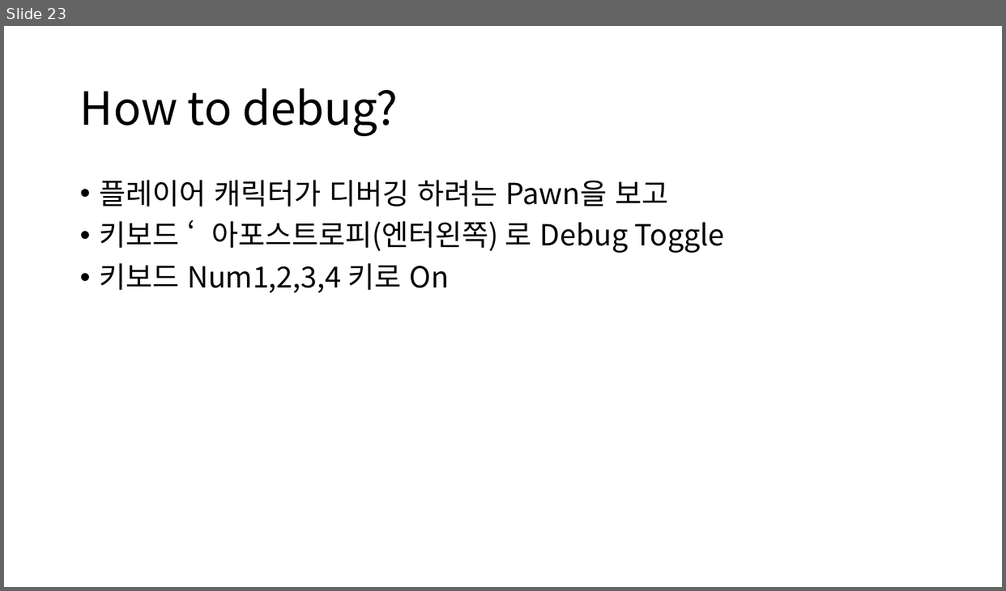
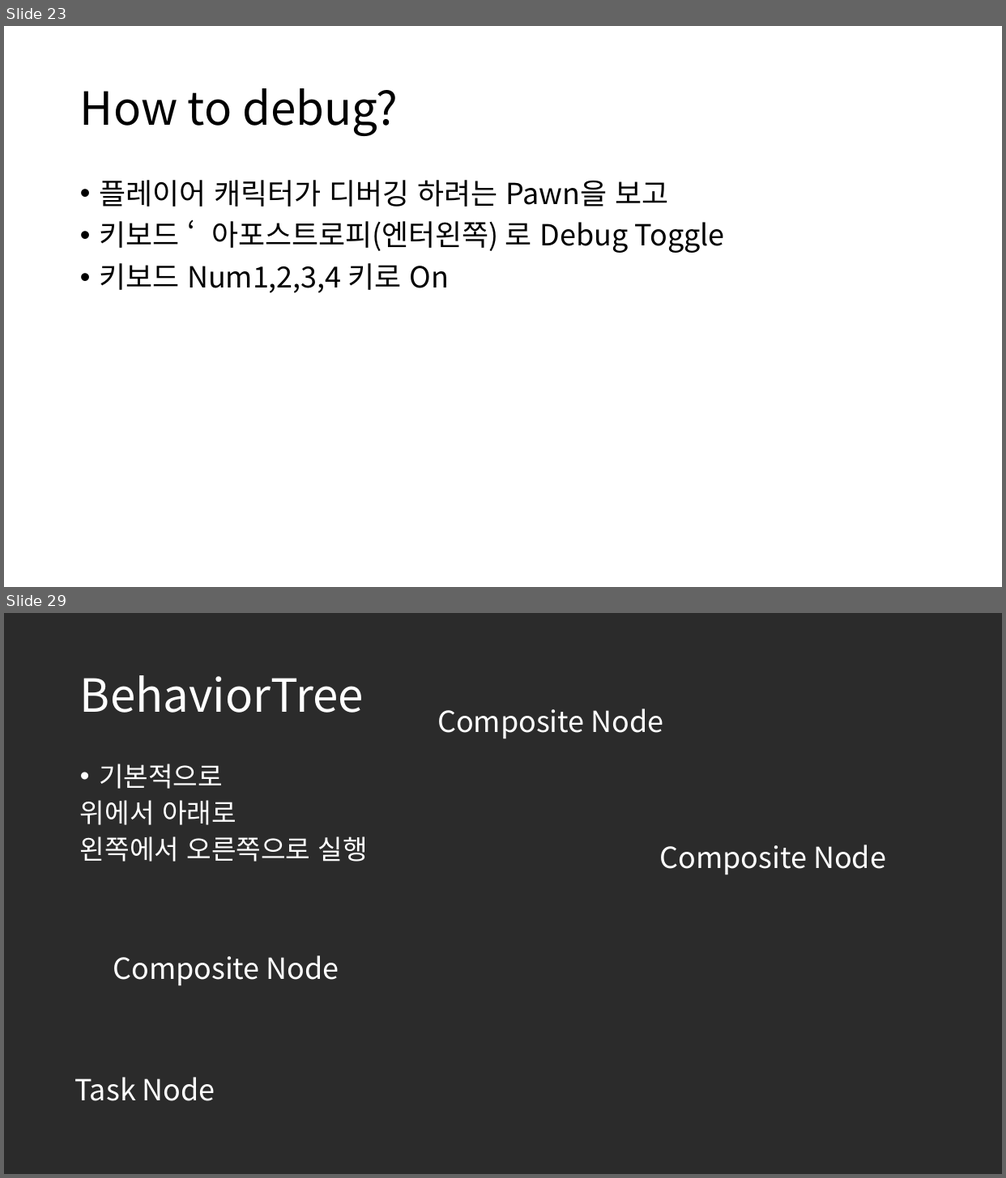
Before and after one commit to ldw9981/UE4_Blueprint, a slide deck: Day04/AI.pptx. Shown one above the other, each under a label of ours: slide 23 before the commit, slides 23 and 29 after it; the slides between them are not shown. The pictures are 1006x591 and 1006x1178 pixels, drawn with LibreOffice and Linux fonts; fonts in the diff are those of the drawing; background and template pictures are left out; a plain dark background stands for a picture behind light text. Boxes give left, top, right and bottom in pixels: in the first picture for what was removed or moved away, otherwise in the second. Text is boxed around its words. In the diff, an @@ line names an element or a change of style, - is before the commit and + after.

```diff
--- a/Day04/AI.pptx
+++ b/Day04/AI.pptx
@@ slide 29 added at [4,613,1002,1174], background picture (left out) @@
@@ title added at [80,675,364,713], 44 pt, text #FFFFFF @@
+BehaviorTree
@@ text added at [437,709,664,739], 28 pt, text #FFFFFF @@
+Composite Node
@@ text added at [80,764,368,862], 25.9 pt, text #FFFFFF @@
+• 기본적으로
+위에서 아래로
+왼쪽에서 오른쪽으로 실행
@@ text added at [660,845,886,875], 28 pt, text #FFFFFF @@
+Composite Node
@@ text added at [113,956,339,986], 28 pt, text #FFFFFF @@
+Composite Node
@@ text added at [74,1077,215,1101], 28 pt, text #FFFFFF @@
+Task Node
```
Also in this commit, not shown: 8 other slides added, 2 slides removed, 16 other files.
